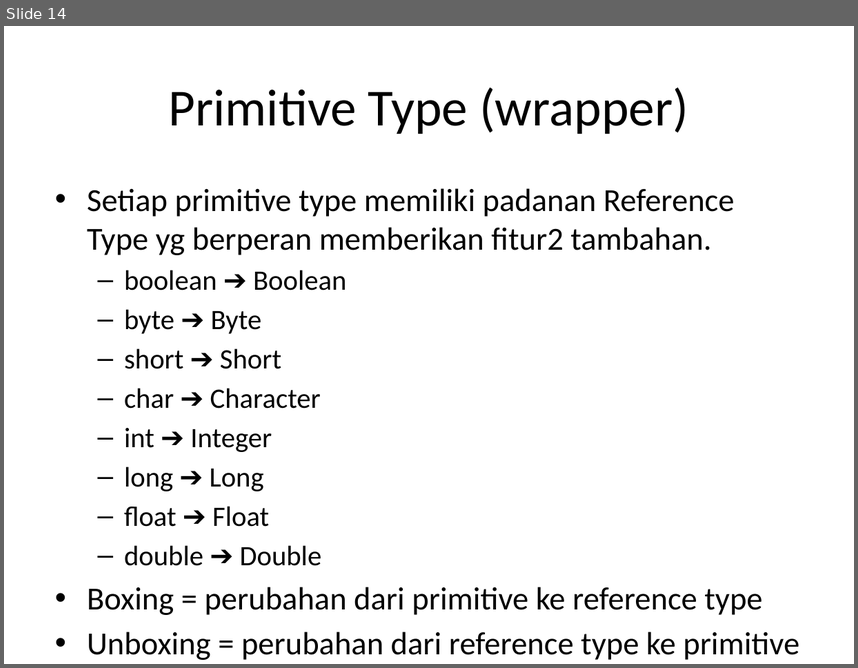
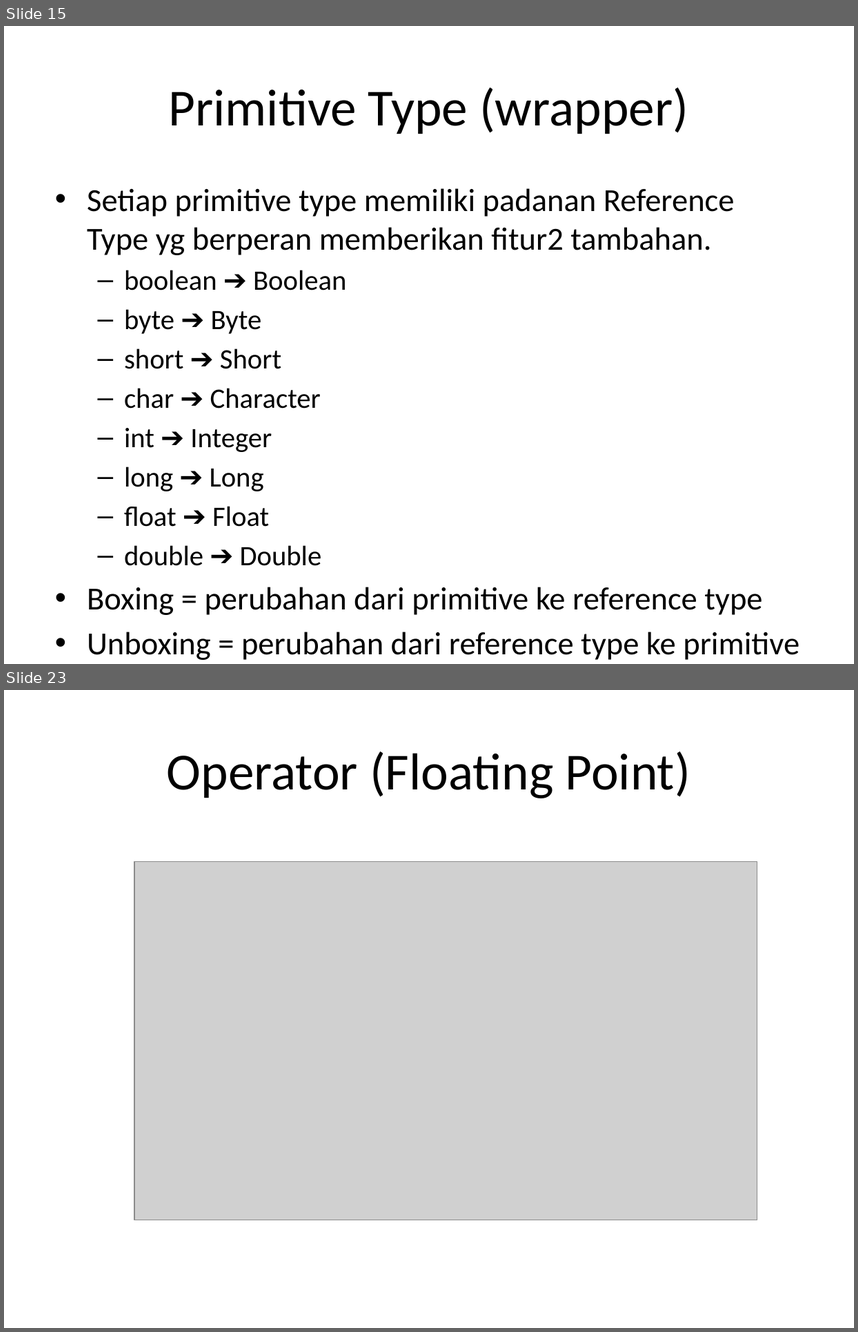
Before and after one commit to milhcbt/oot-aide, a slide deck: src/main/resources/Dasar-Dasar Pemograman Java.pptx. Shown one above the other, each under a label of ours: slide 14 before the commit, slides 15 and 23 after it; the slides between them are not shown. The pictures are 858x668 and 858x1332 pixels, drawn with LibreOffice and Linux fonts; fonts in the diff are those of the drawing; grey boxes stand for pictures. Boxes give left, top, right and bottom in pixels: in the first picture for what was removed or moved away, otherwise in the second. Text is boxed around its words. In the diff, an @@ line names an element or a change of style, - is before the commit and + after.

```diff
--- a/src/main/resources/Dasar-Dasar Pemograman Java.pptx
+++ b/src/main/resources/Dasar-Dasar Pemograman Java.pptx
@@ slide 23 added at (4,690,854,1328), background #FFFFFF @@
@@ title added at (167,751,691,798), 44 pt, text #000000 @@
+Operator (Floating Point)
@@ picture added at (135,862,757,1220) @@
@@ what was slide 14 is now slide 15 @@
```
Also in this commit, not shown: 3 slides changed, 8 other slides added, 2 slides removed, 5 other files.
